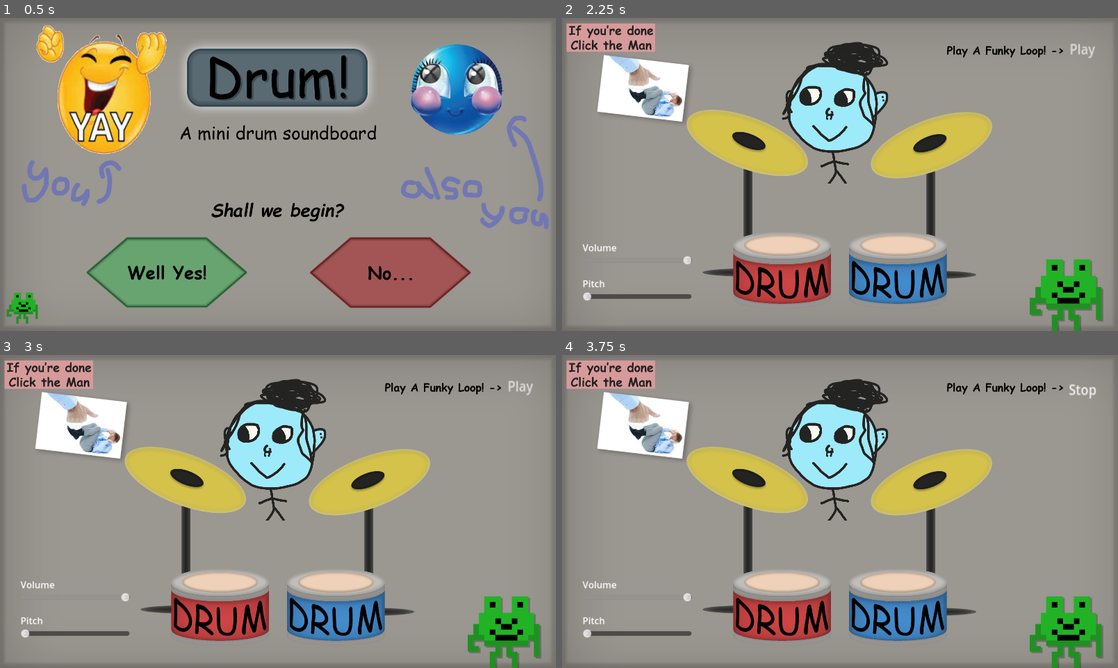
Above: before the commit, frames 1-4 (two rows, left to right).
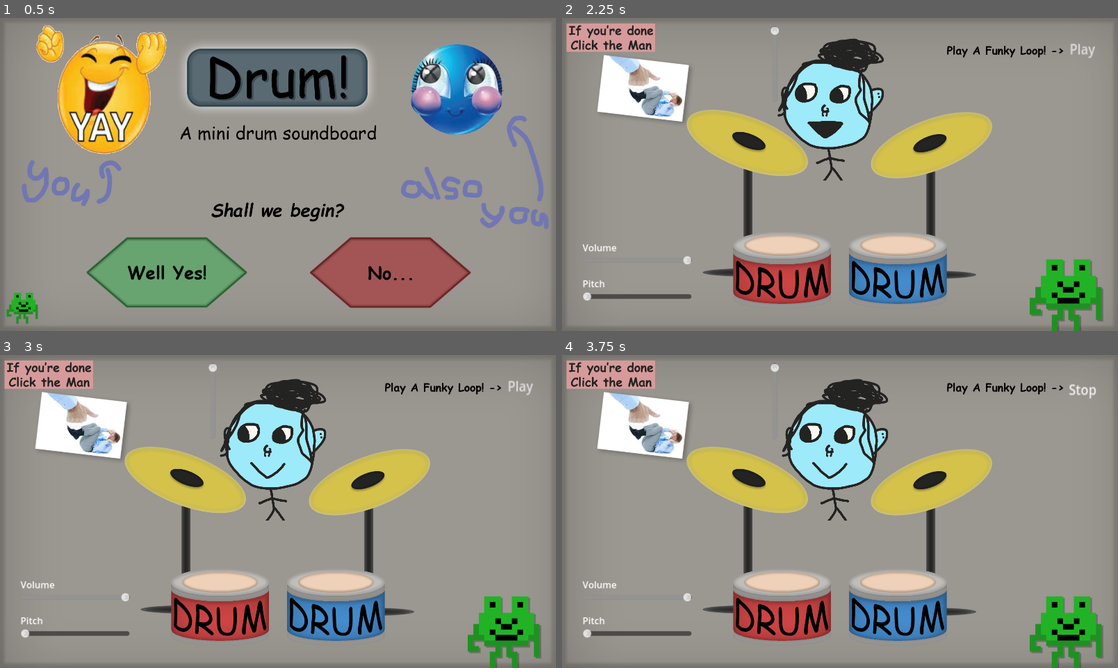
Above: after the commit, the same moments.

Repository: Ava-TU/MusicAssignment2024
Game: Godot game, scene res://MainMenu.tscn
The game is run twice, just before and just after one commit, with the same random seed, the same clock (stepped at 60 frames per second) and the same inputs.
Inputs (mouse positions are in pixels of both pictures, inside the frame that each line leads up to):
- Up to frame 1 (0.5 s): no input
- Up to frame 2 (2.25 s): click (728, 271) at 0.5 s; click (784, 268) at 1.25 s; click (834, 102) at 2 s
- Up to frame 3 (3 s): click (272, 439) at 2.75 s
- Up to frame 4 (3.75 s): click "Play" at 3.5 s

Frame 1 is identical in both runs. In frame 2, 2.5% of the frame differs, in the area x 37-59%, y 2-53%; in frame 3, less than 0.1%; in frame 4, less than 0.1%.

Commit message:
NEARLY DONE!!

Diff:
--- a/musicinstrumenttoy/Music.tscn
+++ b/musicinstrumenttoy/Music.tscn
@@ -55,6 +55,14 @@
 
 [sub_resource type="StyleBoxEmpty" id="StyleBoxEmpty_jmk0q"]
 
+[sub_resource type="StyleBoxEmpty" id="StyleBoxEmpty_qlyjp"]
+
+[sub_resource type="StyleBoxEmpty" id="StyleBoxEmpty_8ieta"]
+
+[sub_resource type="StyleBoxEmpty" id="StyleBoxEmpty_y3frb"]
+
+[sub_resource type="StyleBoxEmpty" id="StyleBoxEmpty_f14c8"]
+
 [node name="Node2D" type="Node2D"]
 script = ExtResource("2_ymoms")
 
@@ -164,12 +172,13 @@
 step = 0.001
 value = 1.0
 
-[node name="Play" type="Sprite2D" parent="."]
+[node name="PlayYAY" type="Sprite2D" parent="."]
+unique_name_in_owner = true
 position = Vector2(928, 316)
 scale = Vector2(0.5, 0.5)
 texture = ExtResource("3_evdds")
 
-[node name="Play" type="Button" parent="Play"]
+[node name="Play" type="Button" parent="PlayYAY"]
 unique_name_in_owner = true
 offset_left = -270.0
 offset_top = -286.0
@@ -183,10 +192,10 @@
 text = "
 "
 
-[node name="AudioPlay" type="AudioStreamPlayer2D" parent="Play/Play"]
+[node name="AudioPlay" type="AudioStreamPlayer2D" parent="PlayYAY/Play"]
 unique_name_in_owner = true
 stream = ExtResource("3_43hv5")
-volume_db = -10.0
+volume_db = -8.0
 
 [node name="Node2D" parent="." instance=ExtResource("4_3ddh6")]
 position = Vector2(1759, 84)
@@ -219,6 +228,28 @@
 position = Vector2(1520, 118)
 scale = Vector2(0.45, 0.45)
 texture = ExtResource("14_asaoi")
+
+[node name="Exit" type="Button" parent="."]
+offset_left = 144.0
+offset_top = 128.0
+offset_right = 152.0
+offset_bottom = 136.0
+rotation = 0.116864
+scale = Vector2(37.1028, 24.5463)
+theme_override_styles/focus = SubResource("StyleBoxEmpty_qlyjp")
+theme_override_styles/hover = SubResource("StyleBoxEmpty_8ieta")
+theme_override_styles/pressed = SubResource("StyleBoxEmpty_y3frb")
+theme_override_styles/normal = SubResource("StyleBoxEmpty_f14c8")
+
+[node name="MeVolume" type="VSlider" parent="."]
+offset_left = 719.0
+offset_top = 28.0
+offset_right = 735.0
+offset_bottom = 159.0
+scale = Vector2(2, 2)
+max_value = 1.0
+step = 0.001
+value = 1.0
 
 [connection signal="button_down" from="Cymbol1/Cym" to="." method="_on_cym_button_down"]
 [connection signal="button_down" from="Cymbal2/bal" to="." method="_on_bal_button_down"]
@@ -226,4 +257,6 @@
 [connection signal="button_down" from="BlueDrum/Blue" to="." method="_on_blue_button_down"]
 [connection signal="value_changed" from="Pitch1" to="." method="_on_pitch_1_value_changed"]
 [connection signal="value_changed" from="Volume" to="." method="_on_volume_value_changed"]
-[connection signal="button_down" from="Play/Play" to="." method="_on_play_button_down"]
+[connection signal="button_down" from="PlayYAY/Play" to="." method="_on_play_button_down"]
+[connection signal="button_down" from="Exit" to="." method="_on_exit_button_down"]
+[connection signal="value_changed" from="MeVolume" to="." method="_on_me_volume_value_changed"]
--- a/musicinstrumenttoy/Scripts/ButtonAudio.gd
+++ b/musicinstrumenttoy/Scripts/ButtonAudio.gd
@@ -23,9 +23,11 @@
 func _on_play_button_down() -> void:
 	#Displays text on the button depending on if the audio is playing or not
 	if %AudioPlay.playing:
+		%PlayYAY.texture = load("res://Sprites/You.png")
 		%AudioPlay.stop()
 	else:
 		%AudioPlay.play()
+		%PlayYAY.texture = load("res://Sprites/YouPlaying.png")
 
 
 func _on_pitch_1_value_changed(value: float) -> void:
@@ -60,3 +62,16 @@
 func _on_bal_button_down() -> void:
 	%Cymbal2.play()
 	pass # Replace with function body.
+
+
+func _on_exit_button_down() -> void:
+	get_tree().change_scene_to_file("res://MainMenu.tscn")
+	pass # Replace with function body.
+
+
+func _on_me_volume_value_changed(value: float) -> void:
+	%AudioPlay.volume_db = value
+	AudioServer.set_bus_volume_db(
+		bus_index,
+		linear_to_db(value)
+	)
--- a/musicinstrumenttoy/Sprites/icon.svg
+++ /dev/null
@@ -1 +0,0 @@
-<svg xmlns="http://www.w3.org/2000/svg" width="128" height="128"><rect width="124" height="124" x="2" y="2" fill="#363d52" stroke="#212532" stroke-width="4" rx="14"/><g fill="#fff" transform="translate(12.322 12.322)scale(.101)"><path d="M105 673v33q407 354 814 0v-33z"/><path fill="#478cbf" d="m105 673 152 14q12 1 15 14l4 67 132 10 8-61q2-11 15-15h162q13 4 15 15l8 61 132-10 4-67q3-13 15-14l152-14V427q30-39 56-81-35-59-83-108-43 20-82 47-40-37-88-64 7-51 8-102-59-28-123-42-26 43-46 89-49-7-98 0-20-46-46-89-64 14-123 42 1 51 8 102-48 27-88 64-39-27-82-47-48 49-83 108 26 42 56 81zm0 33v39c0 276 813 276 814 0v-39l-134 12-5 69q-2 10-14 13l-162 11q-12 0-16-11l-10-65H446l-10 65q-4 11-16 11l-162-11q-12-3-14-13l-5-69z"/><path d="M483 600c0 34 58 34 58 0v-86c0-34-58-34-58 0z"/><circle cx="725" cy="526" r="90"/><circle cx="299" cy="526" r="90"/></g><g fill="#414042" transform="translate(12.322 12.322)scale(.101)"><circle cx="307" cy="532" r="60"/><circle cx="717" cy="532" r="60"/></g></svg>
Not shown: 1 places in musicinstrumenttoy/Music.tscn that only renumber resources
Binary file added: musicinstrumenttoy/Sprites/YouPlaying.png
Not shown, changed: musicinstrumenttoy/Sprites/YouPlaying.png.import
